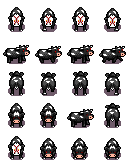
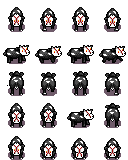
Two versions of the same layered image (128px x 160px). Layer-by-layer changes:
removed layer "Layer 1" over [7, 46, 125, 158]
added layer "Layer 11" above "Layer 10" over [7, 85, 93, 120]
added layer "Layer 10" above "Layer 9" over [113, 47, 125, 57]
added layer "Layer 9" above "Layer 8" over [81, 46, 93, 56]
added layer "Layer 8" above "Layer 7" over [49, 47, 61, 57]
added layer "Layer 7" over [7, 46, 125, 158]
